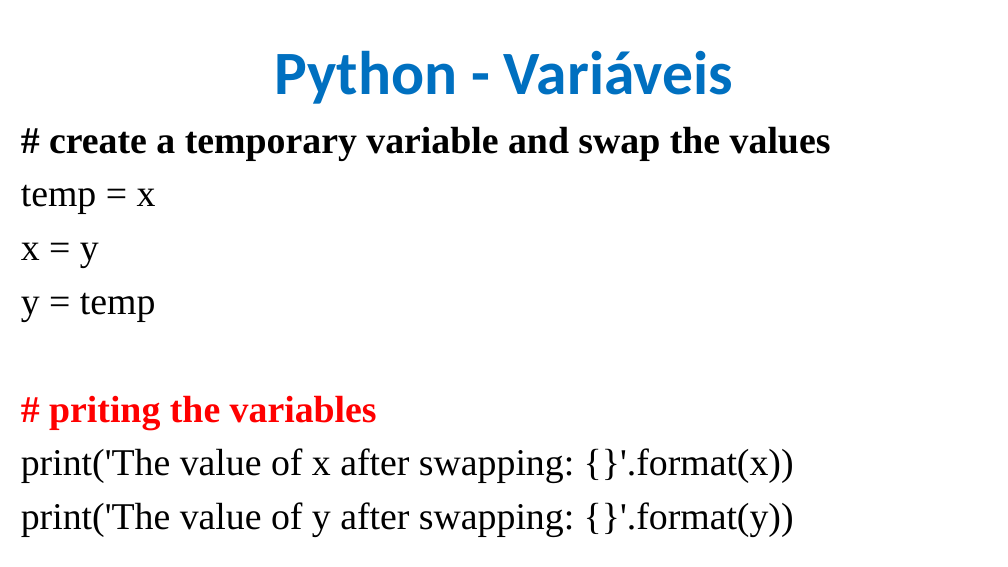
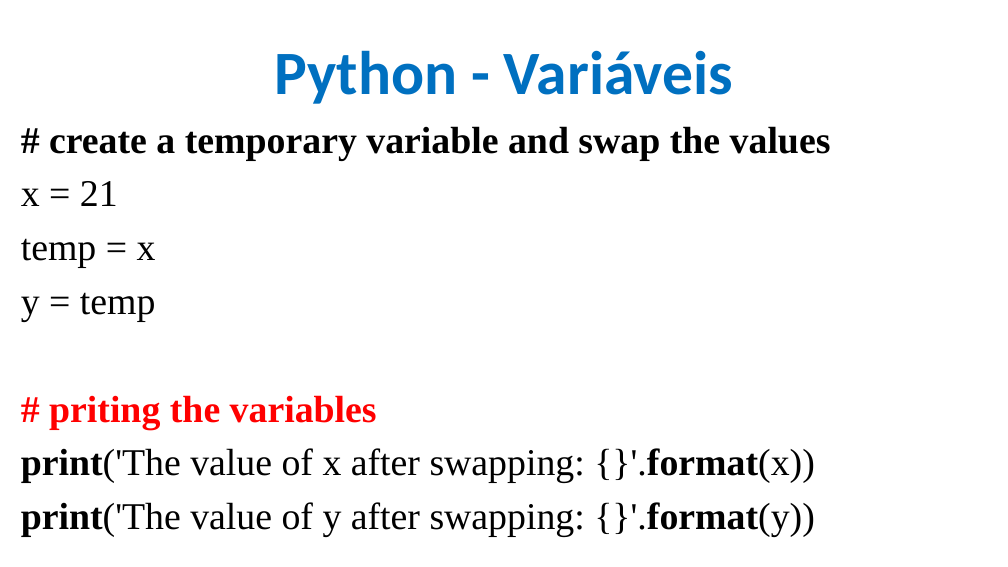
Before and after one commit to CloudEducationBrazil/WydenPythonParadigmas, a slide deck: slide 7 of 01 Classes/Aula 02 Programação Python - Variáveis e Expressões.pptx. Drawn at 1008x567 pixels with LibreOffice and Linux fonts; fonts in the diff are those of the drawing; background and template pictures are left out. Boxes give left, top, right and bottom in pixels: in the first picture for what was removed or moved away, otherwise in the second. Text is boxed around its words. In the diff, an @@ line names an element or a change of style, - is before the commit and + after.

Commit message:
PPTs Aulas 2 e 7 Python

```diff
--- a/01 Classes/Aula 02 Programação Python - Variáveis e Expressões.pptx
+++ b/01 Classes/Aula 02 Programação Python - Variáveis e Expressões.pptx
@@ text at box(21, 181, 118, 206): paragraph added @@
+x = 21
@@ text at box(21, 242, 99, 268): paragraph removed @@
-x = y
@@ text at box(21, 448, 815, 537): bold on in "print('The {}'.format(x))", "print('The {}'.format(y))" @@
```
Also in this commit, not shown: 7 other slides changed, 8 slides added, 1 other file.
